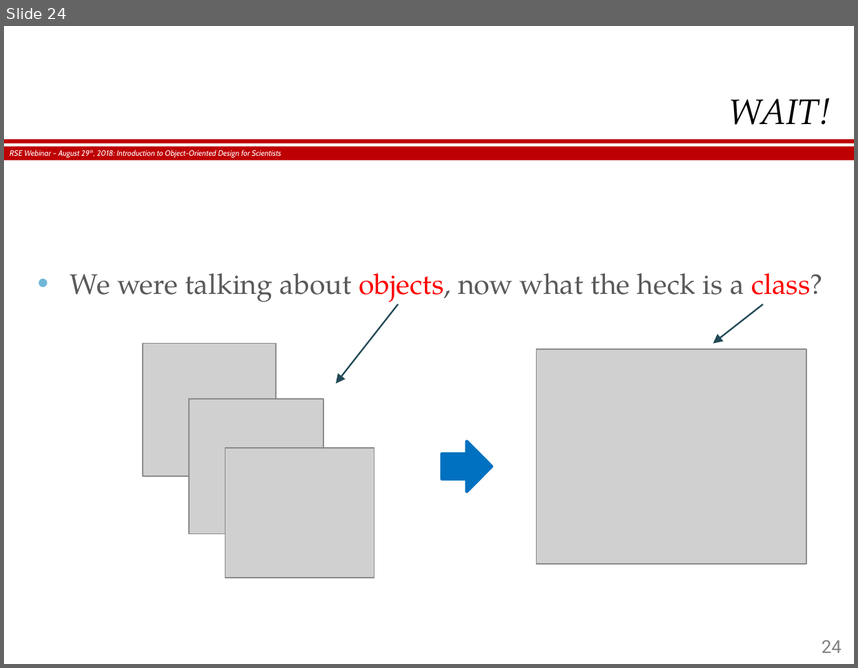
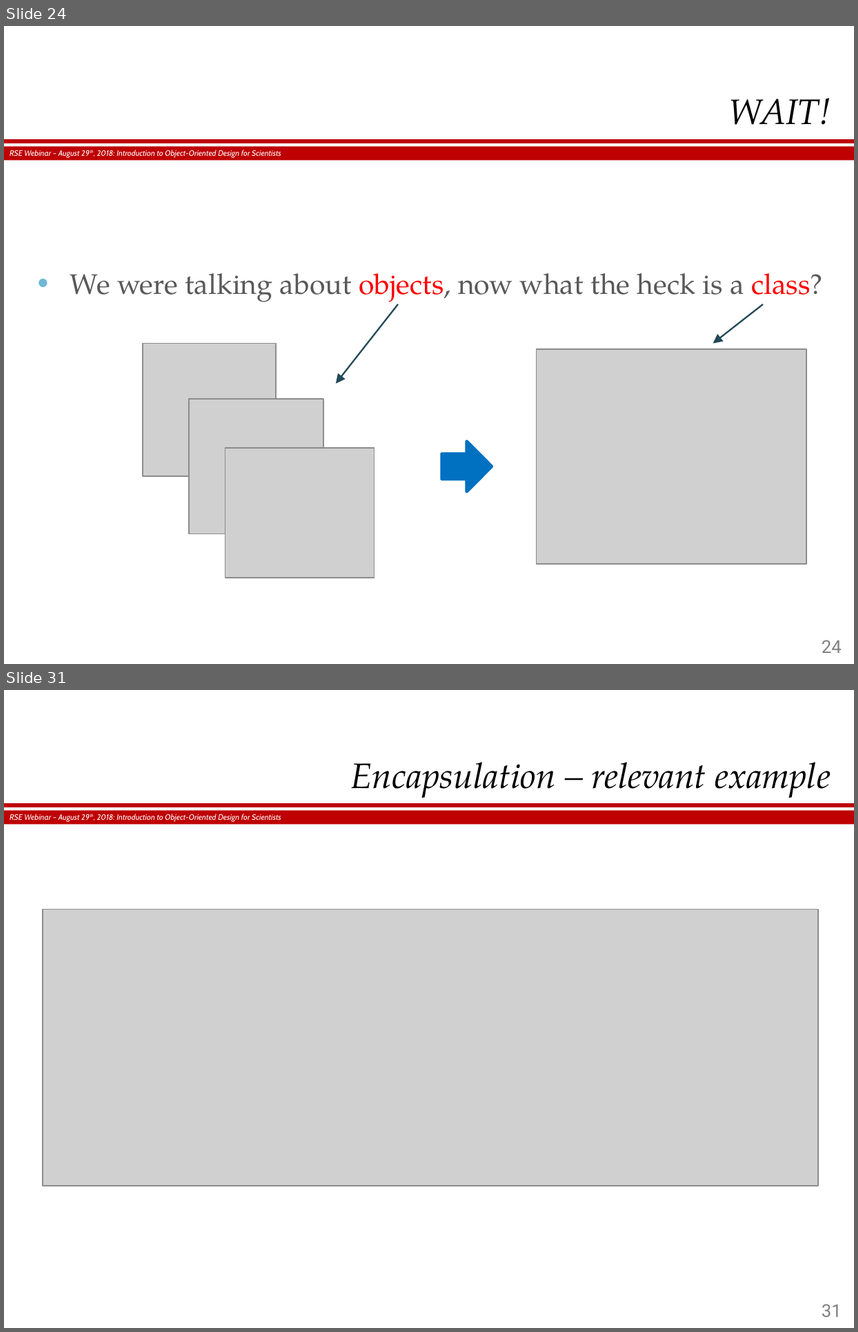
Before and after one commit to hergin/ObjectOrientedMethodology, a slide deck: RSE Webinar - 08.29.2018.pptx. Shown one above the other, each under a label of ours: slide 24 before the commit, slides 24 and 31 after it; the slides between them are not shown. The pictures are 858x668 and 858x1332 pixels, drawn with LibreOffice and Linux fonts; fonts in the diff are those of the drawing; grey boxes stand for pictures; background and template pictures are left out. Boxes give left, top, right and bottom in pixels: in the first picture for what was removed or moved away, otherwise in the second. Text is boxed around its words. In the diff, an @@ line names an element or a change of style, - is before the commit and + after.

```diff
--- a/RSE Webinar - 08.29.2018.pptx
+++ b/RSE Webinar - 08.29.2018.pptx
@@ slide 31 added at [4,690,854,1328], background #FFFFFF; not listed: 3 template elements that a slide beside it also shows @@
@@ title added at [350,762,831,798], 22.5 pt, text #000000, italic @@
+Encapsulation – relevant example
@@ picture added at [43,909,818,1185] @@
@@ page number added at [822,1303,842,1317], 11.2 pt, text #808080 @@
+31
```
Also in this commit, not shown: 8 slides changed, 29 other slides added, 4 other files.
